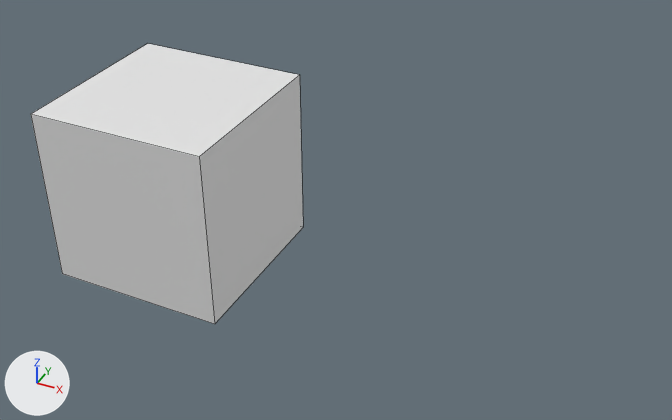
One commit to the Blender file udemy-blender/basics.blend: the scene before it, then after it.
The view is the same before and after, from a 50 mm lens placed at (5.4, -7.23, 5.28), pointed at (1.9, 0.05, 0.05). The axes (+X, +Y, +Z) are drawn at lower left. The lights are the same throughout. Mesh edges are drawn as thin lines.
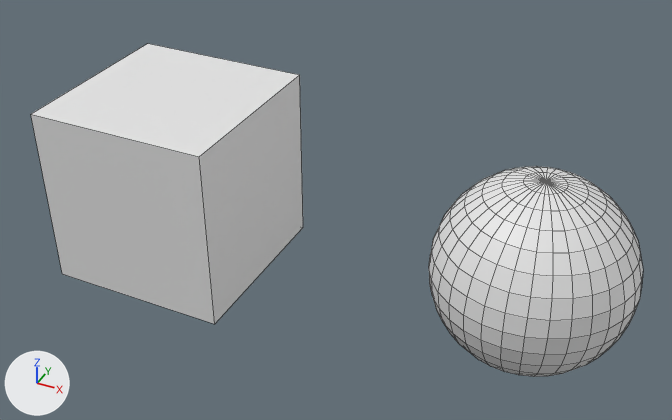
Changed parts and their boxes [x1, y1, x2, y2] in the pictures (672 x 420 px):
```json
{"object": "Sphere", "change": "added", "after": [429, 166, 643, 377]}
```

Scene script edits in JSON lines:
```json
{"op": "add", "block": "me_sphere", "code": ["me_sphere = bpy.data.meshes.new('Sphere')", "me_sphere.from_pydata(...)  # a UV sphere (32 segments, 16 rings, poles along z) spanning x -1.0..1.0, y -1.0..1.0, z -1.0..1.0"]}
{"op": "add", "block": "ob_sphere", "code": ["ob_sphere = bpy.data.objects.new('Sphere', me_sphere)", "ob_sphere.location = (3.984, 0.074, -0.065)"]}
```
